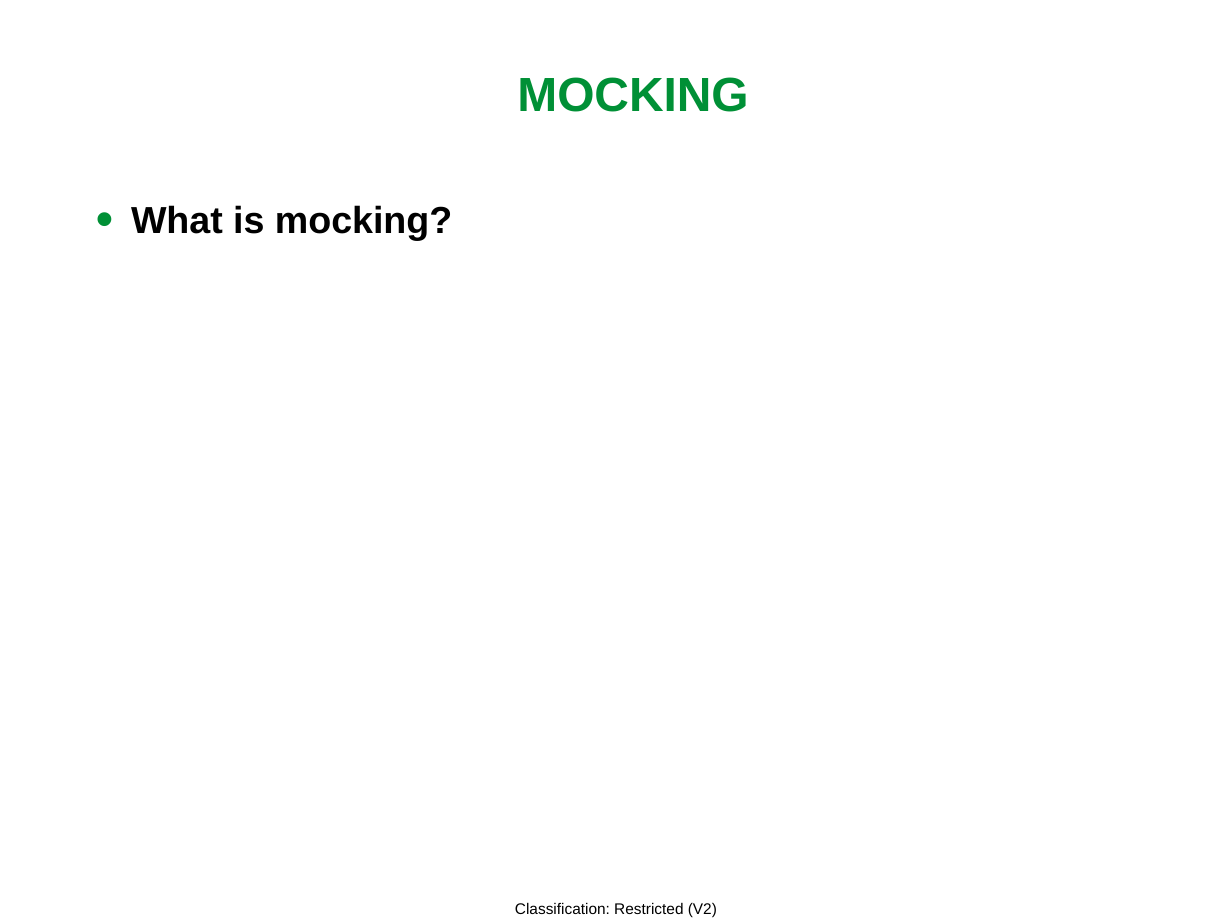
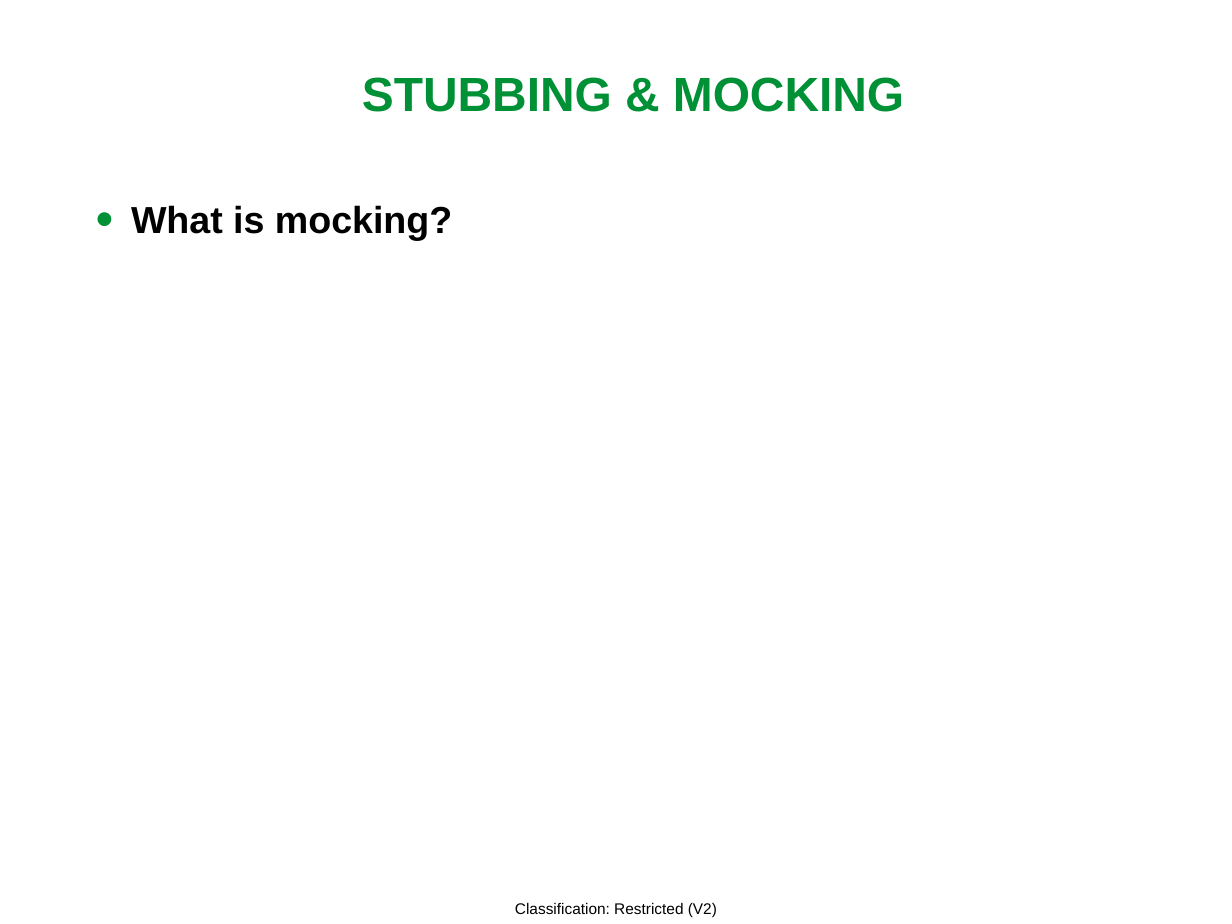
Before and after one commit to MarianCentric/summer_practice_2021, a slide deck: slide 23 of Developer testing 2021.pptx (slide 24 before the commit). Drawn at 1232x924 pixels with LibreOffice and Linux fonts; fonts in the diff are those of the drawing; background and template pictures are left out. Boxes give left, top, right and bottom in pixels: in the first picture for what was removed or moved away, otherwise in the second. Text is boxed around its words. In the diff, an @@ line names an element or a change of style, - is before the commit and + after.

```diff
--- a/Developer testing 2021.pptx
+++ b/Developer testing 2021.pptx
@@ title at (x1=362, y1=77, x2=904, y2=112): text changed @@
-MOCKING
+STUBBING & MOCKING
```
Also in this commit, not shown: 55 other slides changed, 9 slides removed.
